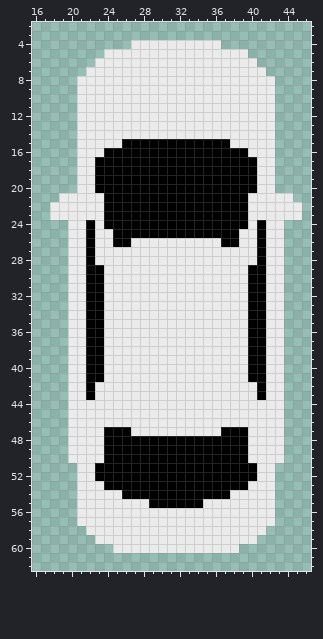
Pixel-art file, stored at Assets/Art/Sprites/car white.aseprite. The picture above was drawn from the file before the commit.
64x64 pixels, 1 frame. Shown: x 16..46, y 2..62.
The same view after the edit:
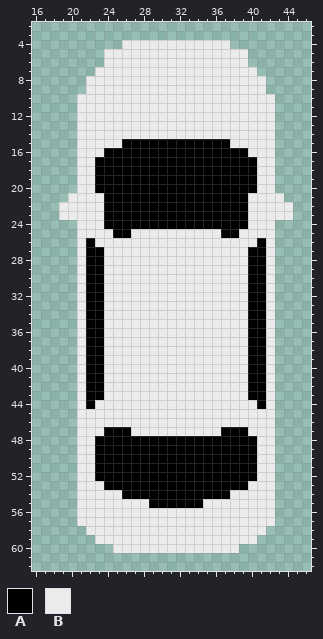
Palette (. is transparent): A #000000  B #ebebeb
The author wrote: Implemented sprite stacking
Change:
layer "Layer0" removed
Colour B gives way to colour A in rows 27 to 28 at x 23 and 40; in rows 42 to 43 at x 23 and 40; in row 44 at x 22 and 41; in rows 48 to 50 at x 23 and 40.
The edit adds colour B in row 4 at x 26 and 37.
Colour A gives way to colour B in row 24 at x 22 and 41; in row 25 at x 22, 27 to 36 and 41; in row 26 at x 25 to 26 and 37 to 38.
Colour B is removed in row 6 at x 23 and 40; in row 7 at x 22 and 41; in rows 8 to 9 at x 21 and 42; in row 21 at x 19 and 44; in rows 22 to 23 at x 18 and 45; in rows 24 to 50 at x 20 and 43.
Boxes around the changes in both pictures, in picture pixels (x1, y1, x2, y2):
changed: (77, 40, 131, 94)
changed: (221, 40, 275, 94)
changed: (50, 193, 302, 463)
